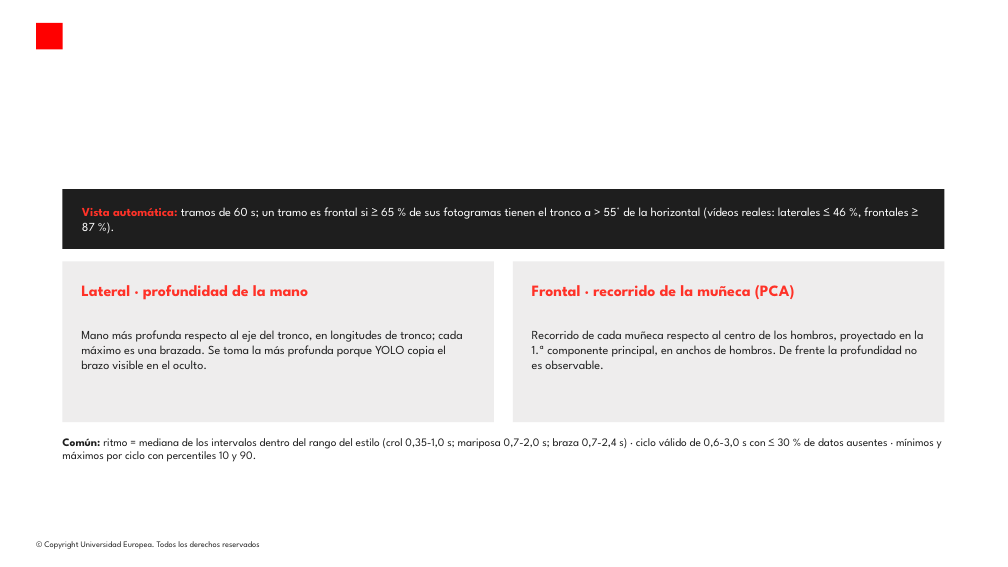
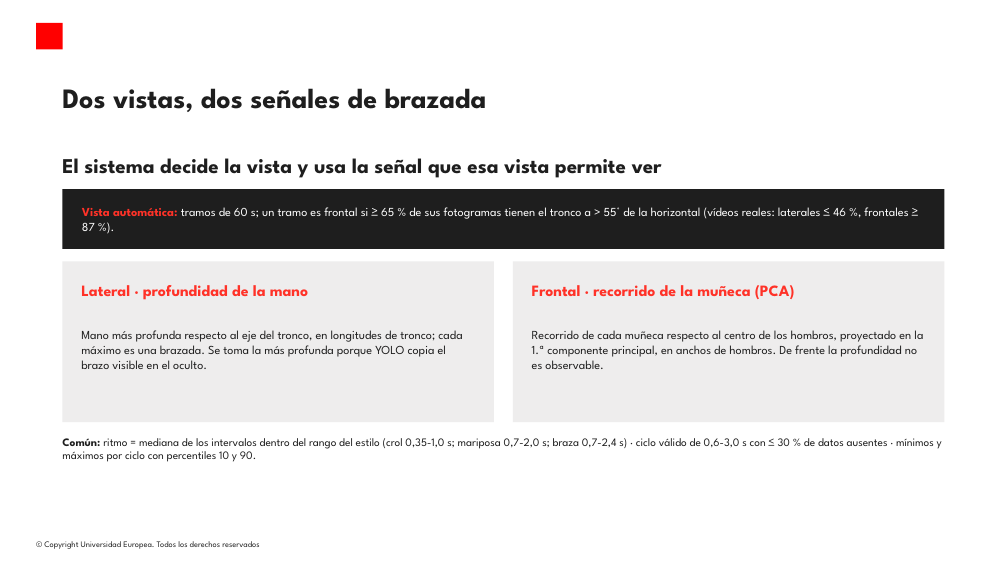
Before and after one commit to modeliana1-rgb/Strokelab, a slide deck: slide 8 of presentacion/StrokeLab_apoyo_preguntas.pptx. Drawn at 1008x567 pixels with LibreOffice and Linux fonts; fonts in the diff are those of the drawing; background and template pictures are left out. Boxes give left, top, right and bottom in pixels: in the first picture for what was removed or moved away, otherwise in the second. Text is boxed around its words. In the diff, an @@ line names an element or a change of style, - is before the commit and + after.

```diff
--- a/presentacion/StrokeLab_apoyo_preguntas.pptx
+++ b/presentacion/StrokeLab_apoyo_preguntas.pptx
@@ title added at [62, 88, 487, 112], 32 pt, text #1E1E1E, bold @@
+Dos vistas, dos señales de brazada
@@ text added at [62, 158, 662, 178], 24 pt, text #1E1E1E, bold @@
+El sistema decide la vista y usa la señal que esa vista permite ver
```
Also in this commit, not shown: 11 other slides changed, 1 slide added, 1 slide removed, 3 other files.
